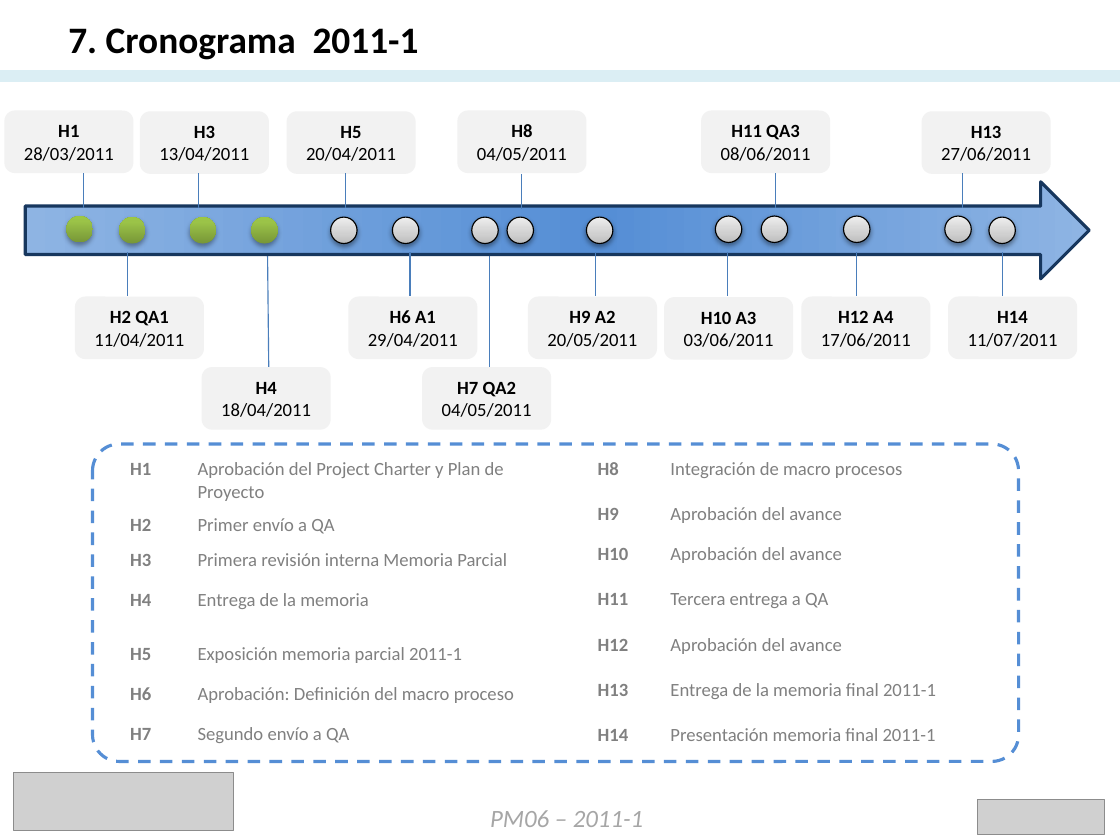
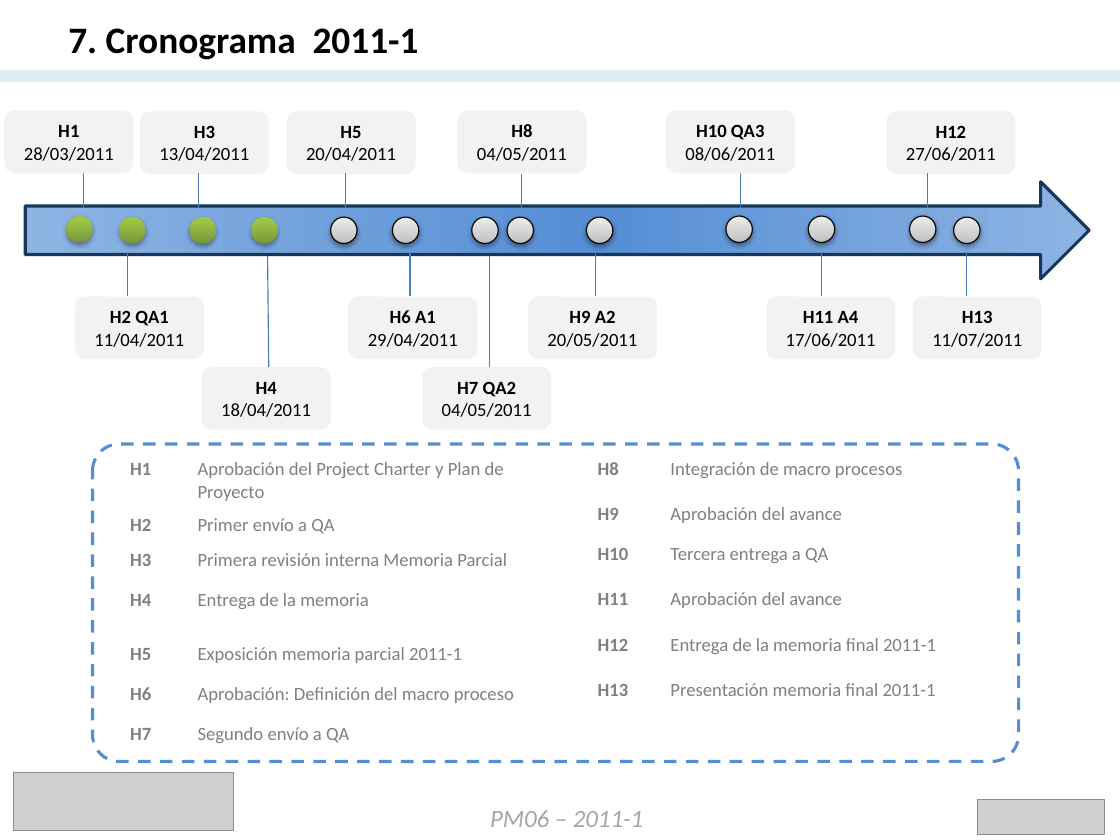
Before and after one commit to alexsistemas1020/logbankmin, a slide deck: slide 11 of MEMORIA PARCIAL/PPT/version_2.0.pptx. Drawn at 1120x840 pixels with LibreOffice and Linux fonts; fonts in the diff are those of the drawing; grey boxes stand for pictures. Boxes give left, top, right and bottom in pixels: in the first picture for what was removed or moved away, otherwise in the second. Text is boxed around its words. In the diff, an @@ line names an element or a change of style, - is before the commit and + after.

```diff
--- a/MEMORIA PARCIAL/PPT/version_2.0.pptx
+++ b/MEMORIA PARCIAL/PPT/version_2.0.pptx
@@ text in rounded rectangle at (685, 124, 775, 161): text changed @@
-H11 QA3
-08/06/2011
+H10 QA3
+08/06/2011
@@ text in rounded rectangle at (906, 125, 996, 161): text changed @@
-H13
-27/06/2011
+H12
+27/06/2011
@@ ellipse removed at (716, 216, 743, 243) @@
@@ 4 rounded rectangles, 4 lines, 4 ellipses: place and size @@
-4 rounded rectangles, 4 lines, 4 ellipses at (701, 111, 1076, 360)
+4 rounded rectangles, 4 lines, 4 ellipses at (665, 111, 1042, 360)
@@ line removed from (728, 252) to (728, 297) @@
@@ rounded rectangle removed at (664, 297, 793, 360) @@
-H10 A3
-03/06/2011
@@ text in rounded rectangle at (786, 311, 876, 347): text changed @@
-H12 A4
-17/06/2011
+H11 A4
+17/06/2011
@@ text in rounded rectangle at (932, 311, 1022, 347): text changed @@
-H14
-11/07/2011
+H13
+11/07/2011
@@ table at (587, 452, 1045, 719) @@
-row 3: H10 | Aprobación del avance
-row 4: H11 | Tercera entrega a QA
-row 5: H12 | Aprobación del avance
-row 6: H13 | Entrega de la memoria final 2011-1
-row 7: H14 | Presentación memoria final 2011-1
+row 3: H10 | Tercera entrega a QA
+row 4: H11 | Aprobación del avance
+row 5: H12 | Entrega de la memoria final 2011-1
+row 6: H13 | Presentación memoria final 2011-1
```
Also in this commit, not shown: 2 other slides changed.
